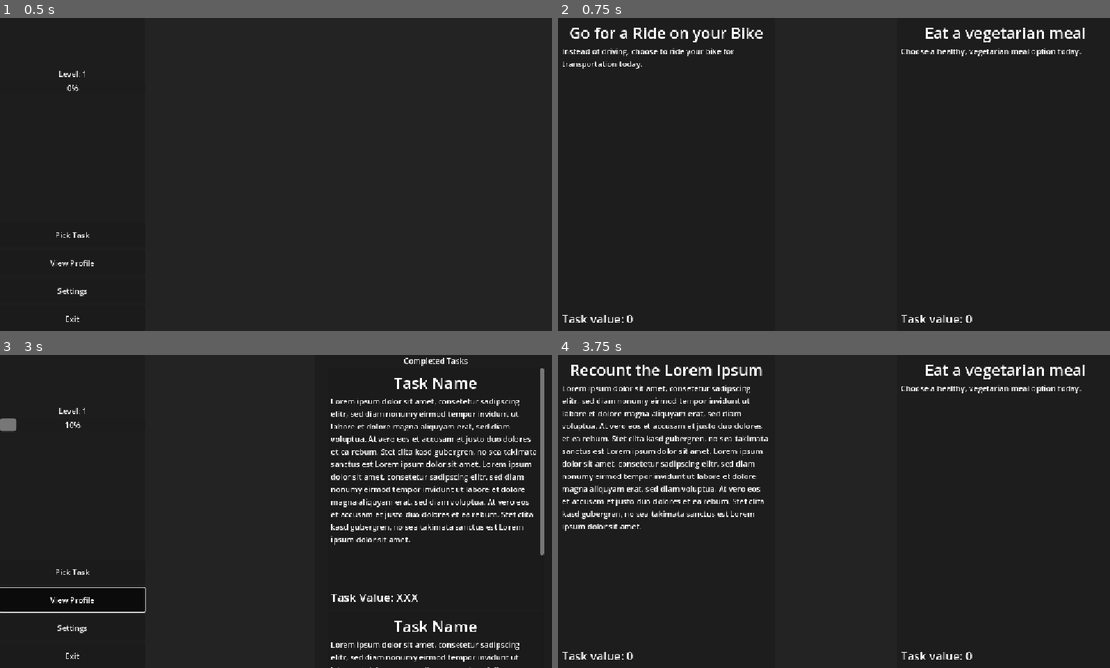
Above: before the commit, frames 1-4 (two rows, left to right).
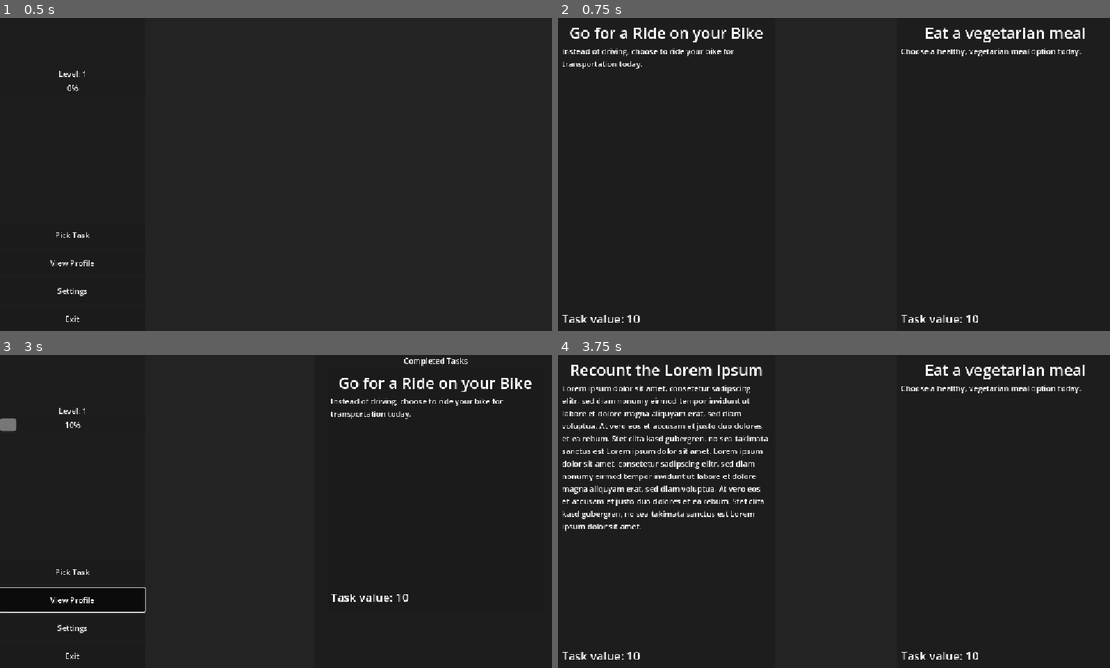
Above: after the commit, the same moments.

Repository: ThisOneLittleLight/greensteps
Game: Godot game, scene res://Scenes/main.tscn
The game is run twice, just before and just after one commit, with the same random seed, the same clock (stepped at 60 frames per second) and the same inputs.
Inputs (mouse positions are in pixels of both pictures, inside the frame that each line leads up to):
- Up to frame 1 (0.5 s): no input
- Up to frame 2 (0.75 s): click "Pick Task" at 0.5 s
- Up to frame 3 (3 s): click (110, 511) at 1.27 s; click "Complete Task" at 2 s; click "View Profile" at 2.75 s
- Up to frame 4 (3.75 s): click "Pick Task" at 3.5 s

Frame 1 is identical in both runs. In frame 2, less than 0.1% of the frame differs, in the area x 12-77%, y 94-98%; in frame 3, 5.5%, in the area x 59-99%, y 4-100%; in frame 4, less than 0.1%.

Commit message:
The App now displays previous completed tasks

Diff:
--- a/Scenes/Components/profile_view.tscn
+++ b/Scenes/Components/profile_view.tscn
@@ -1,13 +1,15 @@
 [gd_scene load_steps=2 format=3 uid="uid://7v48a5go73r8"]
 
-[ext_resource type="PackedScene" uid="uid://bdkva5pwefvfa" path="res://Scenes/Components/task_button.tscn" id="1_ymddd"]
+[ext_resource type="Script" uid="uid://dvl0vayrnuawe" path="res://Scripts/Runtime/Views/ProfileView.gd" id="1_t1e4h"]
 
-[node name="Profile_view" type="Control"]
+[node name="Profile_view" type="Control" node_paths=PackedStringArray("task_container")]
 custom_minimum_size = Vector2(500, 648)
 layout_mode = 3
 anchors_preset = 0
 offset_right = 500.0
 offset_bottom = 648.0
+script = ExtResource("1_t1e4h")
+task_container = NodePath("Panel/VBoxContainer/ScrollContainer/VBoxContainer")
 
 [node name="Panel" type="Panel" parent="."]
 layout_mode = 1
@@ -41,9 +43,3 @@
 [node name="VBoxContainer" type="VBoxContainer" parent="Panel/VBoxContainer/ScrollContainer"]
 custom_minimum_size = Vector2(300, 600)
 layout_mode = 2
-
-[node name="TaskButton" parent="Panel/VBoxContainer/ScrollContainer/VBoxContainer" instance=ExtResource("1_ymddd")]
-layout_mode = 2
-
-[node name="TaskButton2" parent="Panel/VBoxContainer/ScrollContainer/VBoxContainer" instance=ExtResource("1_ymddd")]
-layout_mode = 2
--- a/Scenes/Components/task_button.tscn
+++ b/Scenes/Components/task_button.tscn
@@ -17,9 +17,9 @@
 grow_horizontal = 2
 grow_vertical = 2
 script = ExtResource("1_wlnl2")
-task_name_label = NodePath("Panel/VBoxContainer/Label")
-task_desc_label = NodePath("Panel/VBoxContainer/Label2")
-task_value_label = NodePath("Panel/VBoxContainer/Label3")
+task_name_label = NodePath("Panel/VBoxContainer/TaskName")
+task_desc_label = NodePath("Panel/VBoxContainer/Description")
+task_value_label = NodePath("Panel/VBoxContainer/ValueLabel")
 button = NodePath("Button")
 
 [node name="Panel" type="Panel" parent="."]
@@ -42,19 +42,19 @@
 grow_horizontal = 2
 grow_vertical = 2
 
-[node name="Label" type="Label" parent="Panel/VBoxContainer"]
+[node name="TaskName" type="Label" parent="Panel/VBoxContainer"]
 layout_mode = 2
 text = "Task Name"
 label_settings = SubResource("LabelSettings_5sal6")
 horizontal_alignment = 1
 
-[node name="Label2" type="Label" parent="Panel/VBoxContainer"]
+[node name="Description" type="Label" parent="Panel/VBoxContainer"]
 custom_minimum_size = Vector2(200, 200)
 layout_mode = 2
 text = "Lorem ipsum dolor sit amet, consetetur sadipscing elitr, sed diam nonumy eirmod tempor invidunt ut labore et do …(481 unchanged characters)…
 autowrap_mode = 2
 
-[node name="Label3" type="Label" parent="Panel/VBoxContainer"]
+[node name="ValueLabel" type="Label" parent="Panel/VBoxContainer"]
 layout_mode = 2
 size_flags_vertical = 10
 text = "Task Value: XXX"
--- a/Scenes/Menues/start_menu.tscn
+++ b/Scenes/Menues/start_menu.tscn
@@ -1,10 +1,9 @@
-[gd_scene load_steps=6 format=3 uid="uid://cshohs0kpy2en"]
+[gd_scene load_steps=5 format=3 uid="uid://cshohs0kpy2en"]
 
 [ext_resource type="Script" uid="uid://dkplkxxeap4ar" path="res://Scripts/Runtime/Menu/StartMenu.gd" id="1_ie1ca"]
 [ext_resource type="PackedScene" uid="uid://cgdi475j7v23c" path="res://Scenes/Components/active_task_view.tscn" id="2_8qwoi"]
 [ext_resource type="PackedScene" uid="uid://dxgbcbic6rsub" path="res://Scenes/Components/control_view.tscn" id="2_jw3l7"]
 [ext_resource type="PackedScene" uid="uid://7v48a5go73r8" path="res://Scenes/Components/profile_view.tscn" id="4_ryl43"]
-[ext_resource type="Script" uid="uid://dvl0vayrnuawe" path="res://Scripts/Runtime/Views/ProfileView.gd" id="5_othls"]
 
 [node name="StartMenu" type="Control" node_paths=PackedStringArray("active_task_view", "control_view", "profile_view")]
 layout_mode = 3
@@ -39,4 +38,3 @@
 visible = false
 layout_mode = 2
 size_flags_horizontal = 10
-script = ExtResource("5_othls")
--- a/Scripts/Runtime/Globals/TaskManager.gd
+++ b/Scripts/Runtime/Globals/TaskManager.gd
@@ -2,11 +2,14 @@
 
 
 var tasks : Array[Task]
+var completed_tasks : Array
 
 var active_task : Task
 
 
+
 func _ready() -> void:
+	load_completed_tasks()
 	setup_tasks()
 
 
@@ -76,3 +79,38 @@
 	var json_string = JSON.stringify(save_dict)
 
 	safe_file.store_line(json_string)
+
+
+func save_completed_tasks():
+	var safe_file = FileAccess.open("user://completedTasks.save", FileAccess.WRITE)
+
+	var save_dict : Dictionary = {
+		"completed" : completed_tasks,
+	}
+
+	var json_string = JSON.stringify(save_dict)
+
+	safe_file.store_line(json_string)
+
+
+func load_completed_tasks():
+	if FileAccess.file_exists("user://completedTasks.save"):
+		# Load active task from memory
+		var task_file = FileAccess.open("user://completedTasks.save", FileAccess.READ)
+		var json_string = task_file.get_line()
+		var json : JSON = JSON.new()
+		json.parse(json_string)
+		var task_data = json.data
+
+		active_task = Task.new()
+		completed_tasks = task_data["completed"]
+
+		print(completed_tasks)
+
+
+func complete_active_task():
+	completed_tasks.append(active_task.task_name)
+
+	active_task = null
+
+	save_completed_tasks()
--- a/Scripts/Runtime/Tasks/TaskButton.gd
+++ b/Scripts/Runtime/Tasks/TaskButton.gd
@@ -26,4 +26,4 @@
 
 	task_name_label.text = task.task_name
 	task_desc_label.text = task.description
-	task_value_label.text = TASK_VALUE_TEXT + "0"
+	task_value_label.text = TASK_VALUE_TEXT + str(task.experience_value)
--- a/Scripts/Runtime/Views/ActiveTaskView.gd
+++ b/Scripts/Runtime/Views/ActiveTaskView.gd
@@ -33,3 +33,4 @@
 func _on_complete_task_button_pressed():
 	task_completed.emit()
 	LevelManager.add_experience(TaskManager.active_task.experience_value)
+	TaskManager.complete_active_task()
--- a/Scripts/Runtime/Views/ProfileView.gd
+++ b/Scripts/Runtime/Views/ProfileView.gd
@@ -2,9 +2,24 @@
 class_name ProfileView
 
 
+const TASK_VIEW_SCENE : PackedScene = preload("res://Scenes/Components/task_button.tscn")
+
+@export var task_container : Container
+
 func open():
-    visible = true
+	visible = true
+
+	for task in TaskManager.completed_tasks:
+		for t in TaskManager.tasks:
+			if t.task_name == task:
+				print("found ", task)
+				var instance = TASK_VIEW_SCENE.instantiate()
+				instance.set_values(t)
+				task_container.add_child(instance)
 
 
 func close():
-    visible = false
+	visible = false
+
+	for child in task_container.get_children():
+		child.queue_free()
